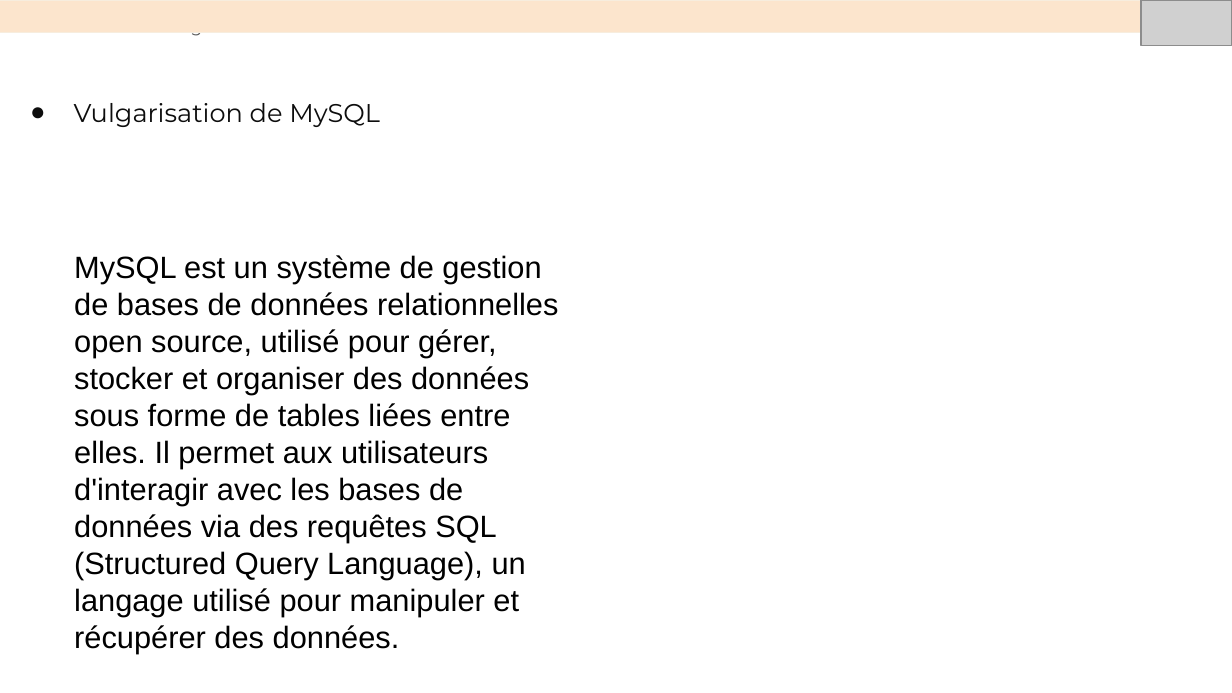
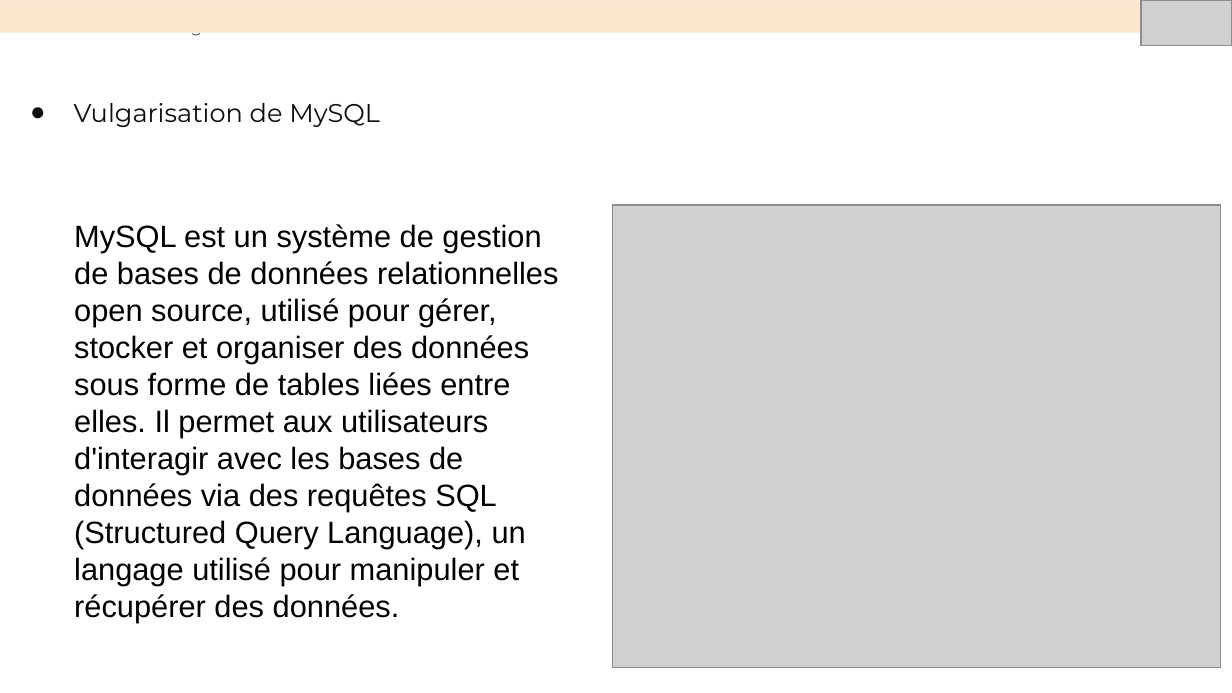
Before and after one commit to Nasus-Stackman/Projet7, a slide deck: slide 13 of Présentation.odp (slide 11 before the commit). Drawn at 1232x693 pixels with LibreOffice and Linux fonts; fonts in the diff are those of the drawing; grey boxes stand for pictures. Boxes give left, top, right and bottom in pixels: in the first picture for what was removed or moved away, otherwise in the second. Text is boxed around its words. In the diff, an @@ line names an element or a change of style, - is before the commit and + after.

```diff
--- a/Présentation.odp
+++ b/Présentation.odp
@@ picture added at <box>612,205,1220,667</box> @@
@@ text "MySQL est un système de ...": place and size @@
-text "MySQL est un système de ..." at <box>74,255,558,653</box>
+text "MySQL est un système de ..." at <box>74,224,558,622</box>
```
Also in this commit, not shown: 7 other slides changed, 7 slides added, 2 slides removed, 3 other files.
